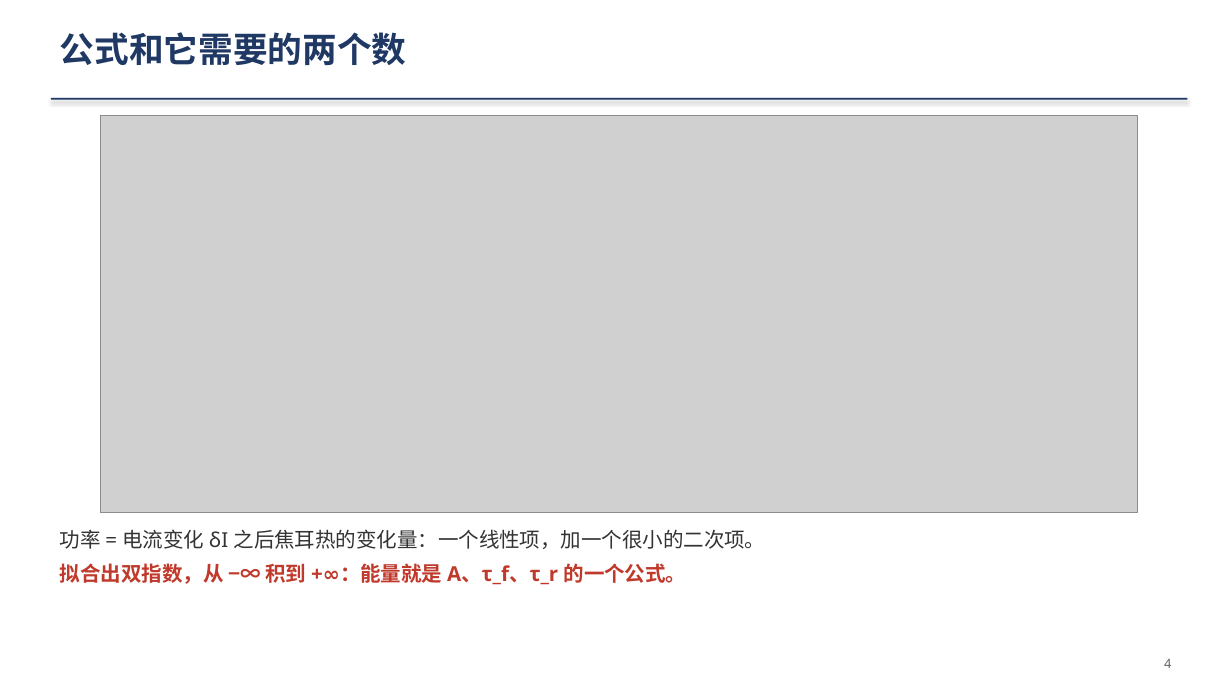
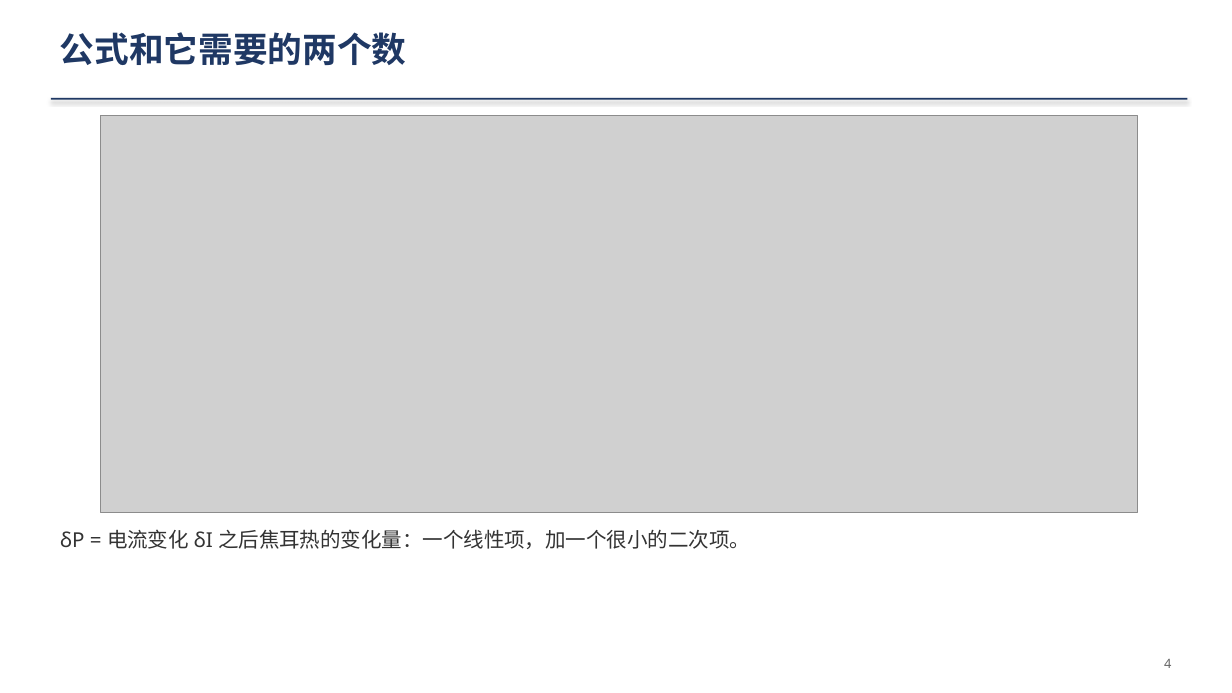
Before and after one commit to ZhihengLi0/urop, a slide deck: slide 4 of snolab/collection_efficiency/presentation/SNOLAB_R4_collection_efficiency_20260910_zh.pptx. Drawn at 1232x693 pixels with LibreOffice and Linux fonts; fonts in the diff are those of the drawing; grey boxes stand for pictures. Boxes give left, top, right and bottom in pixels: in the first picture for what was removed or moved away, otherwise in the second. Text is boxed around its words. In the diff, an @@ line names an element or a change of style, - is before the commit and + after.

```diff
--- a/snolab/collection_efficiency/presentation/SNOLAB_R4_collection_efficiency_20260910_zh.pptx
+++ b/snolab/collection_efficiency/presentation/SNOLAB_R4_collection_efficiency_20260910_zh.pptx
@@ text at bbox=[60, 529, 750, 549]: text changed @@
-功率 = 电流变化 δI 之后焦耳热的变化量：一个线性项，加一个很小的二次项。
-拟合出双指数，从 −∞ 积到 +∞：能量就是 A、τ_f、τ_r 的一个公式。
+δP = 电流变化 δI 之后焦耳热的变化量：一个线性项，加一个很小的二次项。
```
Also in this commit, not shown: 5 other slides changed, 18 other files.
